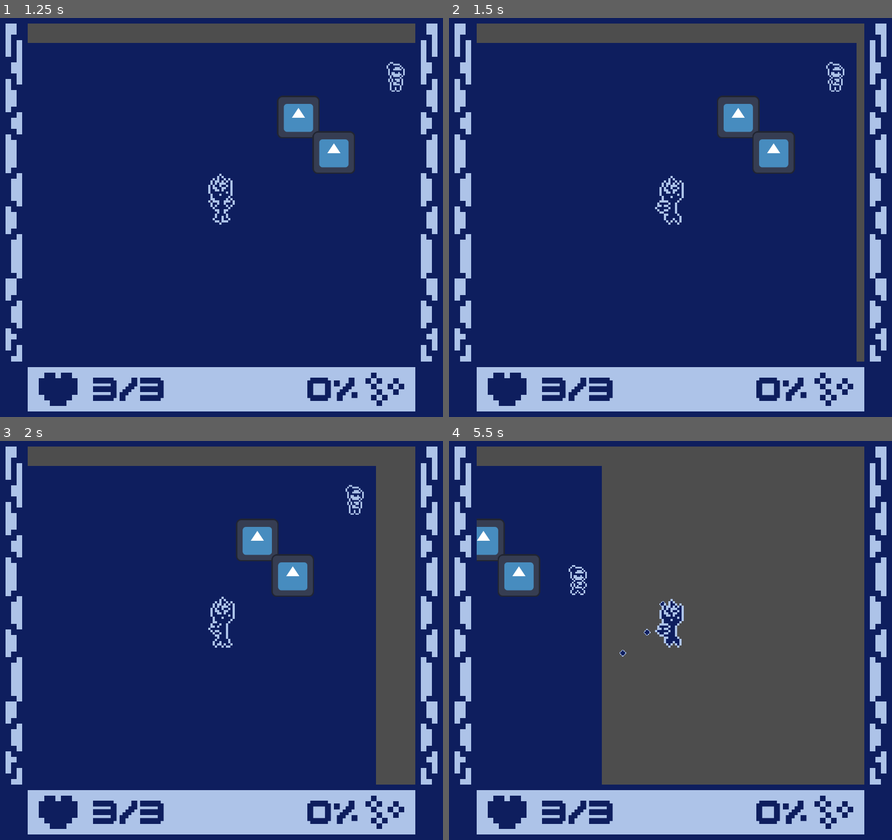
Above: before the commit, frames 1-4 (two rows, left to right).
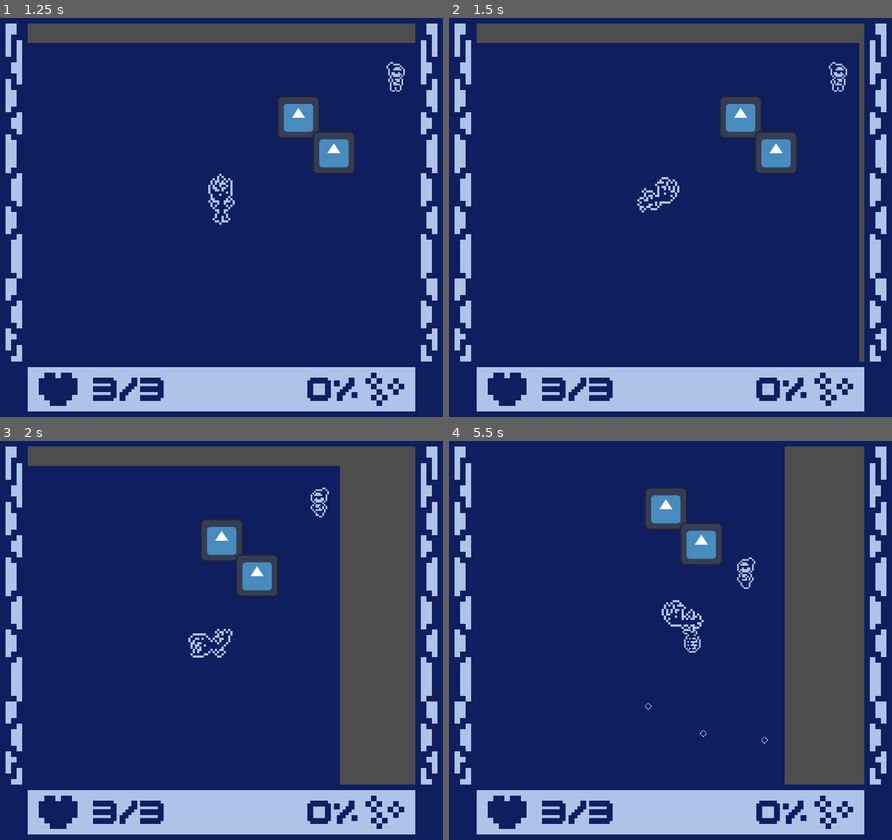
Above: after the commit, the same moments.

Repository: Shibe53/kabluem
Game: Godot game, scene res://UI/main_menu.tscn
The game is run twice, just before and just after one commit, with the same random seed, the same clock (stepped at 60 frames per second) and the same inputs. The engine's default icon, where the game draws it, is replaced by a stand-in: a white triangle on a blue panel in a dark square.
Inputs (mouse positions are in pixels of both pictures, inside the frame that each line leads up to):
- Up to frame 1 (1.25 s): click (203, 157) at 0.5 s
- Up to frame 2 (1.5 s): tap Enter at 1.25 s; move the mouse to (767, 197) at 1.27 s; hold Right (ui_right) from 1.28 s (still down); right-click (767, 197) at 1.35 s; click (767, 197) at 1.42 s
- Up to frame 3 (2 s): keep holding Right (ui_right)
- Up to frame 4 (5.5 s): move the mouse to (581, 660) at 2.02 s; release Right (ui_right) at 2.03 s; hold Down (ui_down) 2.03-2.78 s; right-click (581, 660) at 2.1 s; move the mouse to (714, 552) at 2.77 s; hold Right (ui_right) 2.78-3.53 s; click (714, 552) at 2.85 s; right-click (714, 552) at 3.05 s; move the mouse to (648, 720) at 3.52 s; hold Up (ui_up) 3.53-4.28 s; right-click (648, 720) at 3.6 s; click (648, 720) at 3.67 s; move the mouse to (803, 700) at 4.27 s; hold Left (ui_left) from 4.28 s (still down); right-click (803, 700) at 4.35 s; move the mouse to (537, 580) at 5.02 s; click (537, 580) at 5.1 s; right-click (537, 580) at 5.3 s

Frame 1 is identical in both runs. In frame 2, 1.5% of the frame differs, in the area x 42-93%, y 6-87%; in frame 3, 10%; in frame 4, 37%, in the area x 6-76%, y 1-87%.

Commit message:
Implemented dodging and fixes
Cyan blinking color instead of white + dodging is rough and needs finetuning

Diff:
--- a/Effects/WhiteColor.gdshader
+++ b/Effects/CyanColor.gdshader
@@ -4,10 +4,10 @@
 
 void fragment() {
 	vec4 previous_color = texture(TEXTURE, UV);
-	vec4 white_color = vec4(1.0, 1.0, 1.0, previous_color.a);
+	vec4 cyan_color = vec4(0.67843137, 0.76470588, 0.90980392, previous_color.a);;
 	vec4 new_color = previous_color;
 	if (active == true) {
-		new_color = white_color;
+		new_color = cyan_color;
 	}
 	COLOR = new_color;
 }
--- a/Enemies/enemy.tscn
+++ b/Enemies/enemy.tscn
@@ -1,7 +1,7 @@
 [gd_scene load_steps=30 format=3 uid="uid://cvpll4vdnq1xu"]
 
 [ext_resource type="Script" uid="uid://dwouk3yt33p7k" path="res://Enemies/enemy.gd" id="1_3ih25"]
-[ext_resource type="Shader" uid="uid://c7nynhse5fg1m" path="res://Effects/WhiteColor.gdshader" id="2_jlnat"]
+[ext_resource type="Shader" uid="uid://c7nynhse5fg1m" path="res://Effects/CyanColor.gdshader" id="2_jlnat"]
 [ext_resource type="Texture2D" uid="uid://ddb24c1ul66b8" path="res://Assets/Sprites/Vegan Lesser/Lesser_Vegan_Idle-Sheet.png" id="2_koi6q"]
 [ext_resource type="PackedScene" uid="uid://dby72e1krudx5" path="res://Hitboxes/hurtbox.tscn" id="2_rt1x0"]
 [ext_resource type="PackedScene" uid="uid://dch6g30mnhvlv" path="res://Enemies/bullet_spawner.tscn" id="3_4o6mh"]
--- a/Player/player.gd
+++ b/Player/player.gd
@@ -6,7 +6,8 @@
 @export var ACCELERATION = 800
 @export var MAX_SPEED = 200
 @export var MAX_THROW_SPEED = 100
-@export var DODGE_SPEED = 115
+@export var DODGE_SPEED = 300
+@export var DODGE_INV = 0.35
 @export var FRICTION = 500
 @export var THROW_COOLDOWN = 1.0
 
@@ -18,6 +19,7 @@
 
 var state = MOVE
 var dodge_vector = Vector2.DOWN
+var dodge_timer = 0.0
 var last_facing = 1
 var stats = PlayerStats
 var charge = 0
@@ -47,7 +49,7 @@
 				chargeMeter.visible = true
 				state = THROW
 		DODGE:
-			dodge_state()
+			dodge_state(delta)
 		THROW:
 			move_state(delta, MAX_THROW_SPEED)
 			throw_state()
@@ -64,7 +66,7 @@
 			last_facing = sign(input_vector.x)
 		animationTree.set("parameters/Idle/blend_position", last_facing)
 		animationTree.set("parameters/Walk/blend_position", last_facing)
-#		animationTree.set("parameters/Roll/blend_position", input_vector)
+		animationTree.set("parameters/Dodge/blend_position", last_facing)
 		animationState.travel("Walk")
 		velocity = velocity.move_toward(input_vector * speed, ACCELERATION * delta)
 	else:
@@ -94,14 +96,17 @@
 func _on_throw_cooldown_timer_timeout() -> void:
 	onThrowCooldown = false
 
-func dodge_state():
-	velocity = dodge_vector * DODGE_SPEED
-#	animationState.travel("Roll")
+func dodge_state(delta):
+	dodge_timer += delta
+	var speed_factor = sin(dodge_timer * PI / 0.8)
+	velocity = dodge_vector * DODGE_SPEED * speed_factor
+	animationState.travel("Dodge")
 	move_and_slide()
-	hurtbox.start_invincibility(0.15)
+	hurtbox.start_invincibility(DODGE_INV)
 
 func dodge_animation_finished():
 	state = MOVE
+	dodge_timer = 0.0
 	velocity /= 1.5
 
 func _on_hurtbox_area_entered(area):
@@ -126,3 +131,6 @@
 
 func _on_hurtbox_invincibility_ended():
 	blinkAnimationPlayer.play("Stop")
+
+func _on_hurtbox_invincibility_started() -> void:
+	pass
--- a/Player/player.tscn
+++ b/Player/player.tscn
@@ -1,12 +1,13 @@
-[gd_scene load_steps=31 format=3 uid="uid://cwxgusqqwr28s"]
+[gd_scene load_steps=39 format=3 uid="uid://cwxgusqqwr28s"]
 
 [ext_resource type="Script" uid="uid://pbbpkc0mevn4" path="res://Player/player.gd" id="1_l8h54"]
-[ext_resource type="Shader" uid="uid://c7nynhse5fg1m" path="res://Effects/WhiteColor.gdshader" id="2_vtle1"]
+[ext_resource type="Shader" uid="uid://c7nynhse5fg1m" path="res://Effects/CyanColor.gdshader" id="2_vtle1"]
 [ext_resource type="PackedScene" uid="uid://dby72e1krudx5" path="res://Hitboxes/hurtbox.tscn" id="3_btcbx"]
 [ext_resource type="Texture2D" uid="uid://gmy4cm2tv6je" path="res://Assets/Sprites/Player/Player_Idle-Sheet.png" id="3_fhl08"]
 [ext_resource type="Texture2D" uid="uid://ysx1w4uk01v3" path="res://Assets/Sprites/progress_bar_empty.png" id="4_k53q1"]
 [ext_resource type="Texture2D" uid="uid://ceewxstvqvhhb" path="res://Assets/Sprites/Player/Player_Walk-Sheet.png" id="4_vtle1"]
 [ext_resource type="Texture2D" uid="uid://dcoowp11gi60f" path="res://Assets/Sprites/progress_bar_fill.png" id="5_fhl08"]
+[ext_resource type="Texture2D" uid="uid://c0ibcx347gsl4" path="res://Assets/Sprites/Player/Player_Dodge-Sheet.png" id="5_od3ui"]
 
 [sub_resource type="ShaderMaterial" id="ShaderMaterial_od3ui"]
 shader = ExtResource("2_vtle1")
@@ -14,6 +15,138 @@
 
 [sub_resource type="CapsuleShape2D" id="CapsuleShape2D_4ntmi"]
 height = 26.0
+
+[sub_resource type="Animation" id="Animation_p5o4e"]
+resource_name = "DodgeLeft"
+length = 0.8
+tracks/0/type = "value"
+tracks/0/imported = false
+tracks/0/enabled = true
+tracks/0/path = NodePath("Sprite:texture")
+tracks/0/interp = 1
+tracks/0/loop_wrap = true
+tracks/0/keys = {
+"times": PackedFloat32Array(0),
+"transitions": PackedFloat32Array(1),
+"update": 1,
+"values": [ExtResource("5_od3ui")]
+}
+tracks/1/type = "value"
+tracks/1/imported = false
+tracks/1/enabled = true
+tracks/1/path = NodePath("Sprite:frame")
+tracks/1/interp = 1
+tracks/1/loop_wrap = true
+tracks/1/keys = {
+"times": PackedFloat32Array(0, 0.1, 0.2, 0.3, 0.4, 0.5, 0.6, 0.7),
+"transitions": PackedFloat32Array(1, 1, 1, 1, 1, 1, 1, 1),
+"update": 1,
+"values": [0, 1, 2, 3, 4, 5, 6, 7]
+}
+tracks/2/type = "value"
+tracks/2/imported = false
+tracks/2/enabled = true
+tracks/2/path = NodePath("Sprite:flip_h")
+tracks/2/interp = 1
+tracks/2/loop_wrap = true
+tracks/2/keys = {
+"times": PackedFloat32Array(0),
+"transitions": PackedFloat32Array(1),
+"update": 1,
+"values": [true]
+}
+tracks/3/type = "value"
+tracks/3/imported = false
+tracks/3/enabled = true
+tracks/3/path = NodePath("Sprite:hframes")
+tracks/3/interp = 1
+tracks/3/loop_wrap = true
+tracks/3/keys = {
+"times": PackedFloat32Array(0),
+"transitions": PackedFloat32Array(1),
+"update": 1,
+"values": [8]
+}
+tracks/4/type = "method"
+tracks/4/imported = false
+tracks/4/enabled = true
+tracks/4/path = NodePath(".")
+tracks/4/interp = 1
+tracks/4/loop_wrap = true
+tracks/4/keys = {
+"times": PackedFloat32Array(0.8),
+"transitions": PackedFloat32Array(1),
+"values": [{
+"args": [],
+"method": &"dodge_animation_finished"
+}]
+}
+
+[sub_resource type="Animation" id="Animation_gu6f8"]
+resource_name = "DodgeRight"
+length = 0.8
+tracks/0/type = "value"
+tracks/0/imported = false
+tracks/0/enabled = true
+tracks/0/path = NodePath("Sprite:texture")
+tracks/0/interp = 1
+tracks/0/loop_wrap = true
+tracks/0/keys = {
+"times": PackedFloat32Array(0),
+"transitions": PackedFloat32Array(1),
+"update": 1,
+"values": [ExtResource("5_od3ui")]
+}
+tracks/1/type = "value"
+tracks/1/imported = false
+tracks/1/enabled = true
+tracks/1/path = NodePath("Sprite:frame")
+tracks/1/interp = 1
+tracks/1/loop_wrap = true
+tracks/1/keys = {
+"times": PackedFloat32Array(0, 0.1, 0.2, 0.3, 0.4, 0.5, 0.6, 0.7),
+"transitions": PackedFloat32Array(1, 1, 1, 1, 1, 1, 1, 1),
+"update": 1,
+"values": [0, 1, 2, 3, 4, 5, 6, 7]
+}
+tracks/2/type = "value"
+tracks/2/imported = false
+tracks/2/enabled = true
+tracks/2/path = NodePath("Sprite:flip_h")
+tracks/2/interp = 1
+tracks/2/loop_wrap = true
+tracks/2/keys = {
+"times": PackedFloat32Array(0),
+"transitions": PackedFloat32Array(1),
+"update": 1,
+"values": [false]
+}
+tracks/3/type = "value"
+tracks/3/imported = false
+tracks/3/enabled = true
+tracks/3/path = NodePath("Sprite:hframes")
+tracks/3/interp = 1
+tracks/3/loop_wrap = true
+tracks/3/keys = {
+"times": PackedFloat32Array(0),
+"transitions": PackedFloat32Array(1),
+"update": 1,
+"values": [8]
+}
+tracks/4/type = "method"
+tracks/4/imported = false
+tracks/4/enabled = true
+tracks/4/path = NodePath(".")
+tracks/4/interp = 1
+tracks/4/loop_wrap = true
+tracks/4/keys = {
+"times": PackedFloat32Array(0.8),
+"transitions": PackedFloat32Array(1),
+"values": [{
+"args": [],
+"method": &"dodge_animation_finished"
+}]
+}
 
 [sub_resource type="Animation" id="Animation_k53q1"]
 resource_name = "IdleLeft"
@@ -55,6 +188,18 @@
 "update": 1,
 "values": [true]
 }
+tracks/3/type = "value"
+tracks/3/imported = false
+tracks/3/enabled = true
+tracks/3/path = NodePath("Sprite:hframes")
+tracks/3/interp = 1
+tracks/3/loop_wrap = true
+tracks/3/keys = {
+"times": PackedFloat32Array(0),
+"transitions": PackedFloat32Array(1),
+"update": 1,
+"values": [4]
+}
 
 [sub_resource type="Animation" id="Animation_fhl08"]
 resource_name = "IdleRight"
@@ -96,6 +241,69 @@
 "update": 1,
 "values": [false]
 }
+tracks/3/type = "value"
+tracks/3/imported = false
+tracks/3/enabled = true
+tracks/3/path = NodePath("Sprite:hframes")
+tracks/3/interp = 1
+tracks/3/loop_wrap = true
+tracks/3/keys = {
+"times": PackedFloat32Array(0),
+"transitions": PackedFloat32Array(1),
+"update": 1,
+"values": [4]
+}
+
+[sub_resource type="Animation" id="Animation_5htga"]
+length = 0.001
+tracks/0/type = "value"
+tracks/0/imported = false
+tracks/0/enabled = true
+tracks/0/path = NodePath("Sprite:frame")
+tracks/0/interp = 1
+tracks/0/loop_wrap = true
+tracks/0/keys = {
+"times": PackedFloat32Array(0),
+"transitions": PackedFloat32Array(1),
+"update": 1,
+"values": [0]
+}
+tracks/1/type = "value"
+tracks/1/imported = false
+tracks/1/enabled = true
+tracks/1/path = NodePath("Sprite:flip_h")
+tracks/1/interp = 1
+tracks/1/loop_wrap = true
+tracks/1/keys = {
+"times": PackedFloat32Array(0),
+"transitions": PackedFloat32Array(1),
+"update": 1,
+"values": [false]
+}
+tracks/2/type = "value"
+tracks/2/imported = false
+tracks/2/enabled = true
+tracks/2/path = NodePath("Sprite:texture")
+tracks/2/interp = 1
+tracks/2/loop_wrap = true
+tracks/2/keys = {
+"times": PackedFloat32Array(0),
+"transitions": PackedFloat32Array(1),
+"update": 1,
+"values": [ExtResource("3_fhl08")]
+}
+tracks/3/type = "value"
+tracks/3/imported = false
+tracks/3/enabled = true
+tracks/3/path = NodePath("Sprite:hframes")
+tracks/3/interp = 1
+tracks/3/loop_wrap = true
+tracks/3/keys = {
+"times": PackedFloat32Array(0),
+"transitions": PackedFloat32Array(1),
+"update": 1,
+"values": [4]
+}
 
 [sub_resource type="Animation" id="Animation_vtle1"]
 resource_name = "WalkLeft"
@@ -137,6 +345,18 @@
 "update": 1,
 "values": [true]
 }
+tracks/3/type = "value"
+tracks/3/imported = false
+tracks/3/enabled = true
+tracks/3/path = NodePath("Sprite:hframes")
+tracks/3/interp = 1
+tracks/3/loop_wrap = true
+tracks/3/keys = {
+"times": PackedFloat32Array(0),
+"transitions": PackedFloat32Array(1),
+"update": 1,
+"values": [4]
+}
 
 [sub_resource type="Animation" id="Animation_od3ui"]
 resource_name = "WalkRight"
@@ -178,54 +398,42 @@
 "update": 1,
 "values": [false]
 }
-
-[sub_resource type="Animation" id="Animation_5htga"]
-length = 0.001
-tracks/0/type = "value"
-tracks/0/imported = false
-tracks/0/enabled = true
-tracks/0/path = NodePath("Sprite:frame")
-tracks/0/interp = 1
-tracks/0/loop_wrap = true
-tracks/0/keys = {
-"times": PackedFloat32Array(0),
-"transitions": PackedFloat32Array(1),
-"update": 1,
-"values": [0]
-}
-tracks/1/type = "value"
-tracks/1/imported = false
-tracks/1/enabled = true
-tracks/1/path = NodePath("Sprite:flip_h")
-tracks/1/interp = 1
-tracks/1/loop_wrap = true
-tracks/1/keys = {
-"times": PackedFloat32Array(0),
-"transitions": PackedFloat32Array(1),
-"update": 1,
-"values": [false]
-}
-tracks/2/type = "value"
-tracks/2/imported = false
-tracks/2/enabled = true
-tracks/2/path = NodePath("Sprite:texture")
-tracks/2/interp = 1
-tracks/2/loop_wrap = true
-tracks/2/keys = {
-"times": PackedFloat32Array(0),
-"transitions": PackedFloat32Array(1),
-"update": 1,
-"values": [ExtResource("3_fhl08")]
+tracks/3/type = "value"
+tracks/3/imported = false
+tracks/3/enabled = true
+tracks/3/path = NodePath("Sprite:hframes")
+tracks/3/interp = 1
+tracks/3/loop_wrap = true
+tracks/3/keys = {
+"times": PackedFloat32Array(0),
+"transitions": PackedFloat32Array(1),
+"update": 1,
+"values": [4]
 }
 
 [sub_resource type="AnimationLibrary" id="AnimationLibrary_00tjw"]
 _data = {
+&"DodgeLeft": SubResource("Animation_p5o4e"),
+&"DodgeRight": SubResource("Animation_gu6f8"),
 &"IdleLeft": SubResource("Animation_k53q1"),
 &"IdleRight": SubResource("Animation_fhl08"),
 &"RESET": SubResource("Animation_5htga"),
 &"WalkLeft": SubResource("Animation_vtle1"),
 &"WalkRight": SubResource("Animation_od3ui")
 }
+
+[sub_resource type="AnimationNodeAnimation" id="AnimationNodeAnimation_apopc"]
+animation = &"DodgeLeft"
+
+[sub_resource type="AnimationNodeAnimation" id="AnimationNodeAnimation_5htga"]
+animation = &"DodgeRight"
+
+[sub_resource type="AnimationNodeBlendSpace1D" id="AnimationNodeBlendSpace1D_p5o4e"]
+blend_point_0/node = SubResource("AnimationNodeAnimation_apopc")
+blend_point_0/pos = -1.0
+blend_point_1/node = SubResource("AnimationNodeAnimation_5htga")
+blend_point_1/pos = 1.0
+blend_mode = 1
 
 [sub_resource type="AnimationNodeAnimation" id="AnimationNodeAnimation_vtle1"]
 animation = &"IdleLeft"
@@ -260,20 +468,41 @@
 
 [sub_resource type="AnimationNodeStateMachineTransition" id="AnimationNodeStateMachineTransition_p5o4e"]
 
+[sub_resource type="AnimationNodeStateMachineTransition" id="AnimationNodeStateMachineTransition_gu6f8"]
+
+[sub_resource type="AnimationNodeStateMachineTransition" id="AnimationNodeStateMachineTransition_dkpta"]
+
 [sub_resource type="AnimationNodeStateMachine" id="AnimationNodeStateMachine_4ntmi"]
+states/Dodge/node = SubResource("AnimationNodeBlendSpace1D_p5o4e")
+states/Dodge/position = Vector2(447, 28)
 states/End/position = Vector2(1004, 100)
 states/Idle/node = SubResource("AnimationNodeBlendSpace1D_00tjw")
 states/Idle/position = Vector2(447, 100)
 states/Start/position = Vector2(260, 100)
 states/Walk/node = SubResource("AnimationNodeBlendSpace1D_x3vf3")
 states/Walk/position = Vector2(603, 100)
-transitions = ["Start", "Idle", SubResource("AnimationNodeSt …(136 unchanged characters)… mationNodeStateMachineTransition_p5o4e")]
+transitions = ["Start", "Idle", SubResource("AnimationNodeSt …(136 unchanged characters)… mationNodeStateMachineTransition_p5o4e"), "Dodge", "Idle", SubResource("AnimationNodeStateMachineTransition_gu6f8"), "Idle", "Dodge", SubResource("AnimationNodeStateMachineTransition_dkpta")]
 graph_offset = Vector2(112, -3)
 
 [sub_resource type="CapsuleShape2D" id="CapsuleShape2D_btcbx"]
 radius = 13.0
 height = 36.0
 
+[sub_resource type="Animation" id="Animation_apopc"]
+length = 0.001
+tracks/0/type = "value"
+tracks/0/imported = false
+tracks/0/enabled = true
+tracks/0/path = NodePath("Sprite:material:shader_parameter/active")
+tracks/0/interp = 1
+tracks/0/loop_wrap = true
+tracks/0/keys = {
+"times": PackedFloat32Array(0),
+"transitions": PackedFloat32Array(1),
+"update": 1,
+"values": [false]
+}
+
 [sub_resource type="Animation" id="Animation_00tjw"]
 resource_name = "Start"
 length = 0.2
@@ -293,21 +522,6 @@
 [sub_resource type="Animation" id="Animation_x3vf3"]
 resource_name = "Stop"
 length = 0.1
-tracks/0/type = "value"
-tracks/0/imported = false
-tracks/0/enabled = true
-tracks/0/path = NodePath("Sprite:material:shader_parameter/active")
-tracks/0/interp = 1
-tracks/0/loop_wrap = true
-tracks/0/keys = {
-"times": PackedFloat32Array(0),
-"transitions": PackedFloat32Array(1),
-"update": 1,
-"values": [false]
-}
-
-[sub_resource type="Animation" id="Animation_apopc"]
-length = 0.001
 tracks/0/type = "value"
 tracks/0/imported = false
 tracks/0/enabled = true
@@ -353,6 +567,7 @@
 [node name="AnimationTree" type="AnimationTree" parent="."]
 tree_root = SubResource("AnimationNodeStateMachine_4ntmi")
 anim_player = NodePath("../AnimationPlayer")
+parameters/Dodge/blend_position = 0
 parameters/Idle/blend_position = 0.370196
 parameters/Walk/blend_position = 0.0
 
@@ -390,6 +605,7 @@
 
 [connection signal="area_entered" from="Hurtbox" to="." method="_on_hurtbox_area_entered"]
 [connection signal="invincibility_ended" from="Hurtbox" to="." method="_on_hurtbox_invincibility_ended"]
+[connection signal="invincibility_started" from="Hurtbox" to="." method="_on_hurtbox_invincibility_started"]
 [connection signal="timeout" from="ThrowCooldownTimer" to="." method="_on_throw_cooldown_timer_timeout"]
 
 [editable path="Hurtbox"]
Not shown, added: Assets/Sprites/Player/Player_Dodge-Sheet.png.import
Renamed: Effects/WhiteColor.gdshader.uid -> Effects/CyanColor.gdshader.uid
